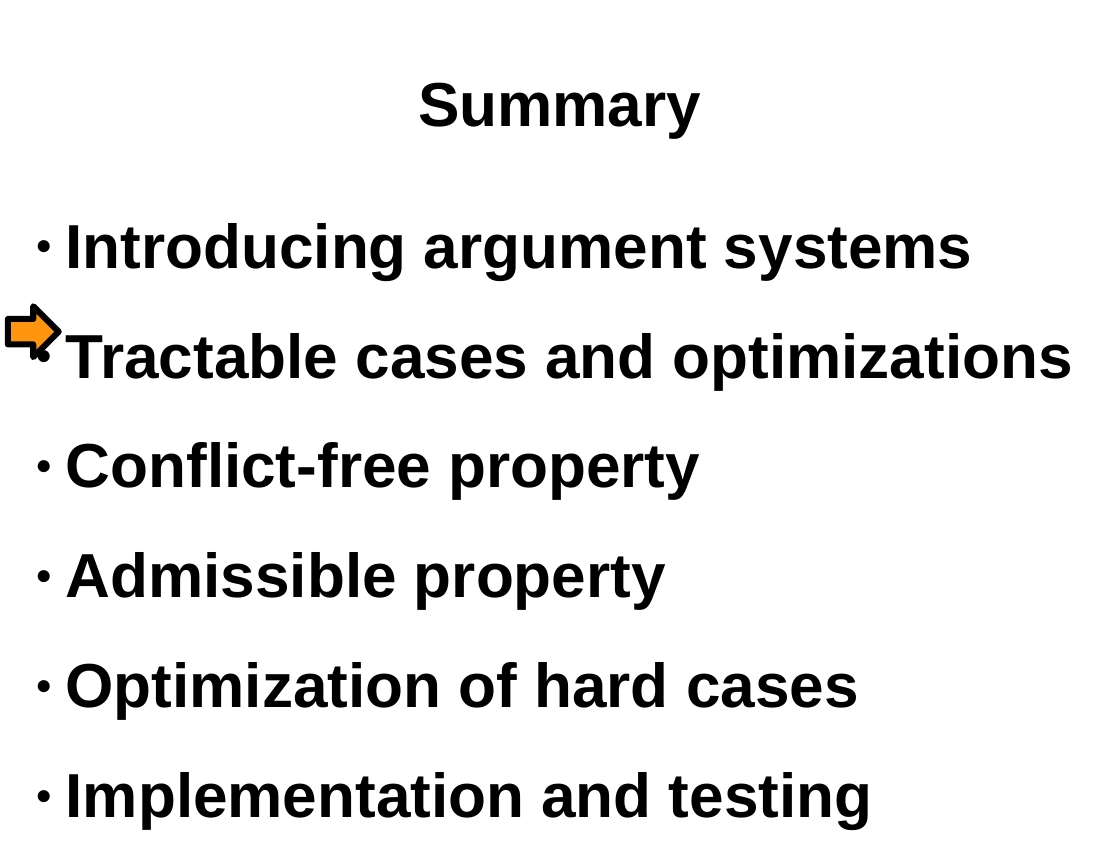
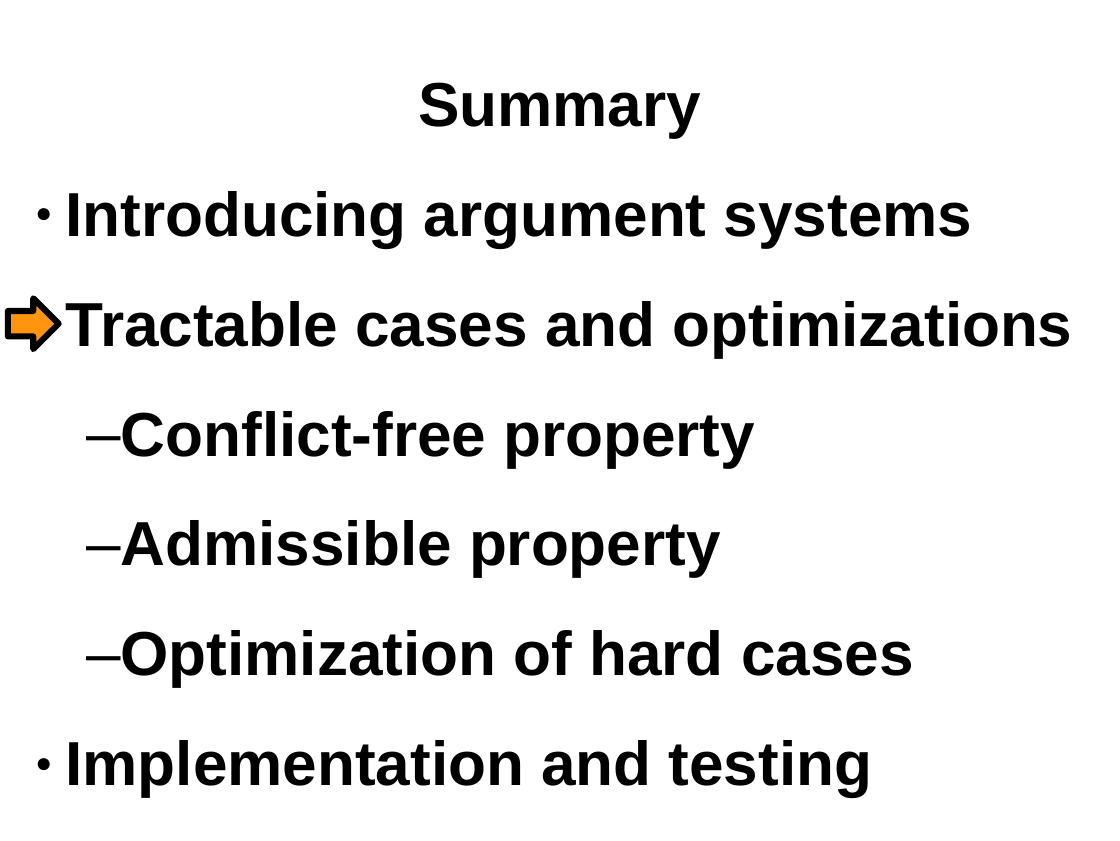
Before and after one commit to lethalman/thesis, a slide deck: slide 13 of doc/summary.ppt. Drawn at 1120x841 pixels with LibreOffice and Linux fonts; fonts in the diff are those of the drawing; background and template pictures are left out. Boxes give left, top, right and bottom in pixels: in the first picture for what was removed or moved away, otherwise in the second. Text is boxed around its words. In the diff, an @@ line names an element or a change of style, - is before the commit and + after.

Commit message:
Fix summary ppt

```diff
--- a/doc/summary.ppt
+++ b/doc/summary.ppt
@@ text "Introducing argument systems": place and size @@
-text "Introducing argument systems" at (66,223,1073,829)
+text "Introducing argument systems" at (66,191,1073,797)
@@ text "Introducing argument systems" at (66,191,1073,797): bullet ● to –; list level 1 to 2 in "Conflict-free property"; list level 1 to 2 in "Admissible property"; list level 1 to 2 in "Optimization of hard cases" @@
@@ right arrow: place and size @@
-right arrow at (8,306,59,357)
+right arrow at (8,298,59,349)
```
Also in this commit, not shown: 5 other slides changed.
